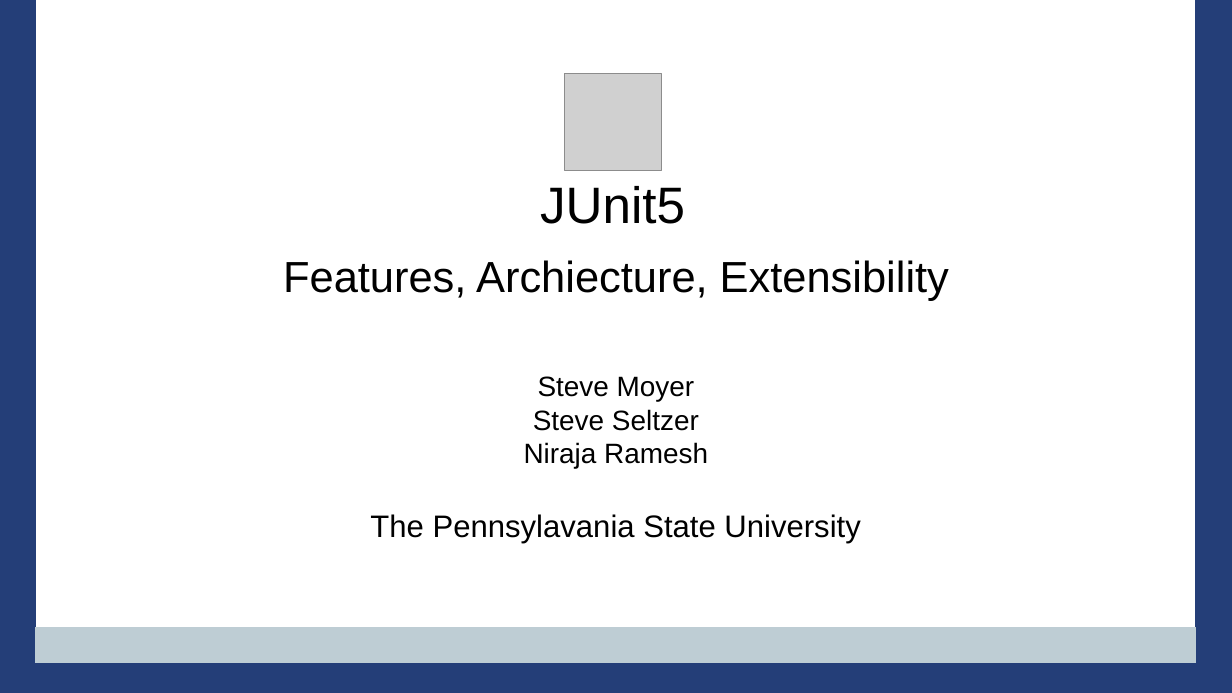
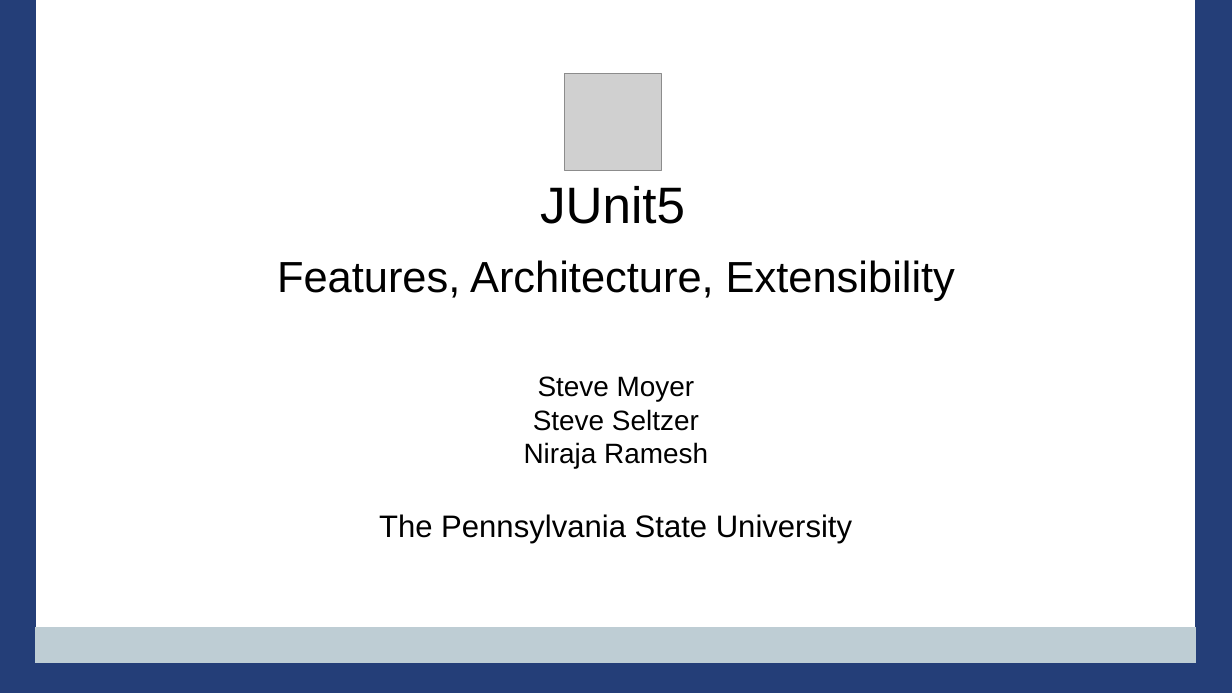
Before and after one commit to PennState/junit5-presentation, a slide deck: slide 1 of src/site/presentation/Junit5_Presentation_JavaOne_2016.odp. Drawn at 1232x693 pixels with LibreOffice and Linux fonts; fonts in the diff are those of the drawing; grey boxes stand for pictures; background and template pictures are left out. Boxes give left, top, right and bottom in pixels: in the first picture for what was removed or moved away, otherwise in the second. Text is boxed around its words. In the diff, an @@ line names an element or a change of style, - is before the commit and + after.

```diff
--- a/src/site/presentation/Junit5_Presentation_JavaOne_2016.odp
+++ b/src/site/presentation/Junit5_Presentation_JavaOne_2016.odp
@@ title at <box>277,260,955,301</box>: text changed @@
-Features, Archiecture, Extensibility
+Features, Architecture, Extensibility
@@ subtitle at <box>379,514,852,544</box>: text changed @@
-The Pennsylavania State University
+The Pennsylvania State University
```
Also in this commit, not shown: 12 other slides changed, 6 slides added, 7 slides removed, 1 other file.
